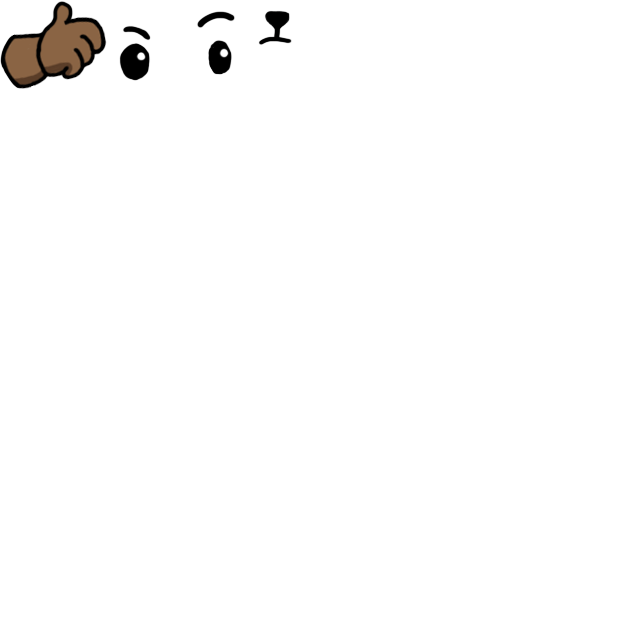
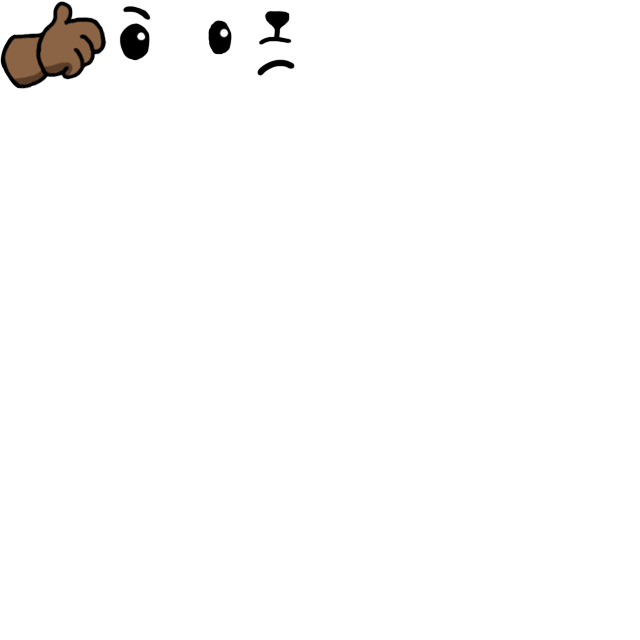
Layers edited between the first and the second 640 x 640 image:
added layer "EyeBrushThinking" above "EyeThinking" over [257, 59, 295, 76]
painted on "EyeThinking" over [119, 5, 235, 81]